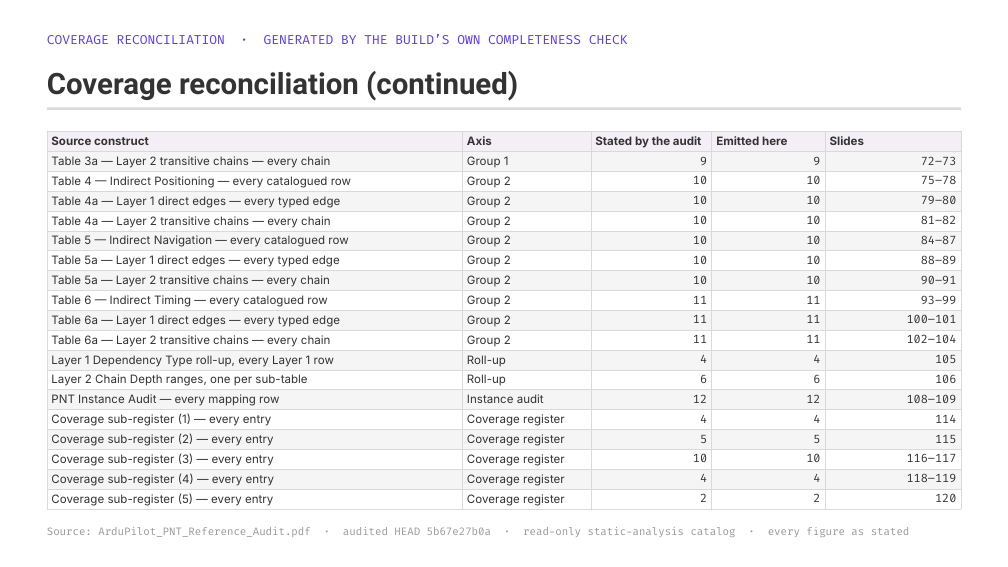
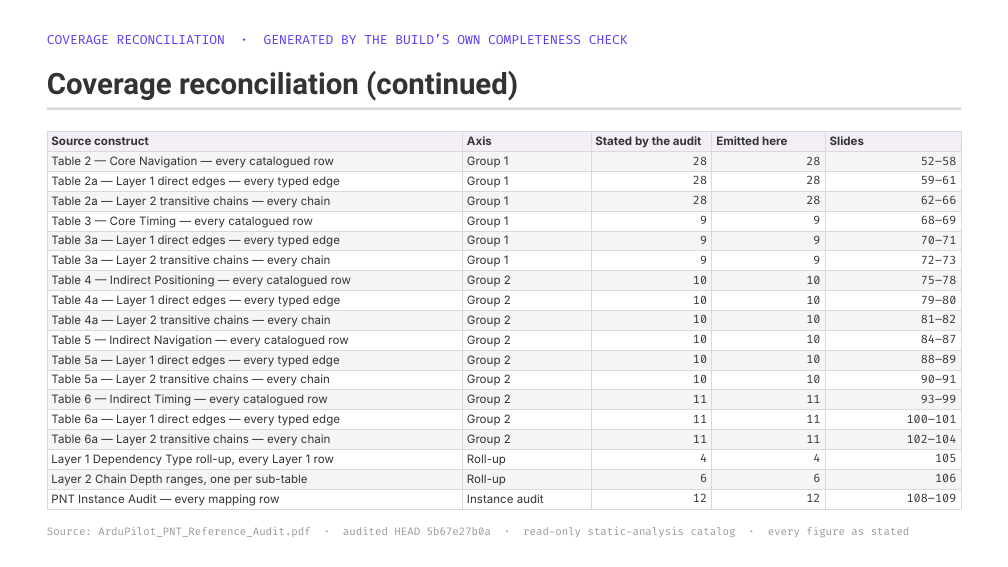
Before and after one commit to blitzy-public-samples/ardupilot-blitzy, a slide deck: slide 137 of blitzy/presentations/ArduPilot_PNT_Reference_Audit_Full_Findings.pptx. Drawn at 1008x567 pixels with LibreOffice and Linux fonts; fonts in the diff are those of the drawing. Boxes give left, top, right and bottom in pixels: in the first picture for what was removed or moved away, otherwise in the second. Text is boxed around its words. In the diff, an @@ line names an element or a change of style, - is before the commit and + after.

```diff
--- a/blitzy/presentations/ArduPilot_PNT_Reference_Audit_Full_Findings.pptx
+++ b/blitzy/presentations/ArduPilot_PNT_Reference_Audit_Full_Findings.pptx
@@ table at (x1=47, y1=132, x2=962, y2=510) @@
+row 2: Table 2 — Core Navigation — every catalogued row | Group 1 | 28 | 28 | 52–58
+row 3: Table 2a — Layer 1 direct edges — every typed edge | Group 1 | 28 | 28 | 59–61
+row 4: Table 2a — Layer 2 transitive chains — every chain | Group 1 | 28 | 28 | 62–66
+row 5: Table 3 — Core Timing — every catalogued row | Group 1 | 9 | 9 | 68–69
+row 6: Table 3a — Layer 1 direct edges — every typed edge | Group 1 | 9 | 9 | 70–71
-row 15: Coverage sub-register (1) — every entry | Coverage register | 4 | 4 | 114
-row 16: Coverage sub-register (2) — every entry | Coverage register | 5 | 5 | 115
-row 17: Coverage sub-register (3) — every entry | Coverage register | 10 | 10 | 116–117
-row 18: Coverage sub-register (4) — every entry | Coverage register | 4 | 4 | 118–119
-row 19: Coverage sub-register (5) — every entry | Coverage register | 2 | 2 | 120
```
Also in this commit, not shown: 11 other slides changed.
